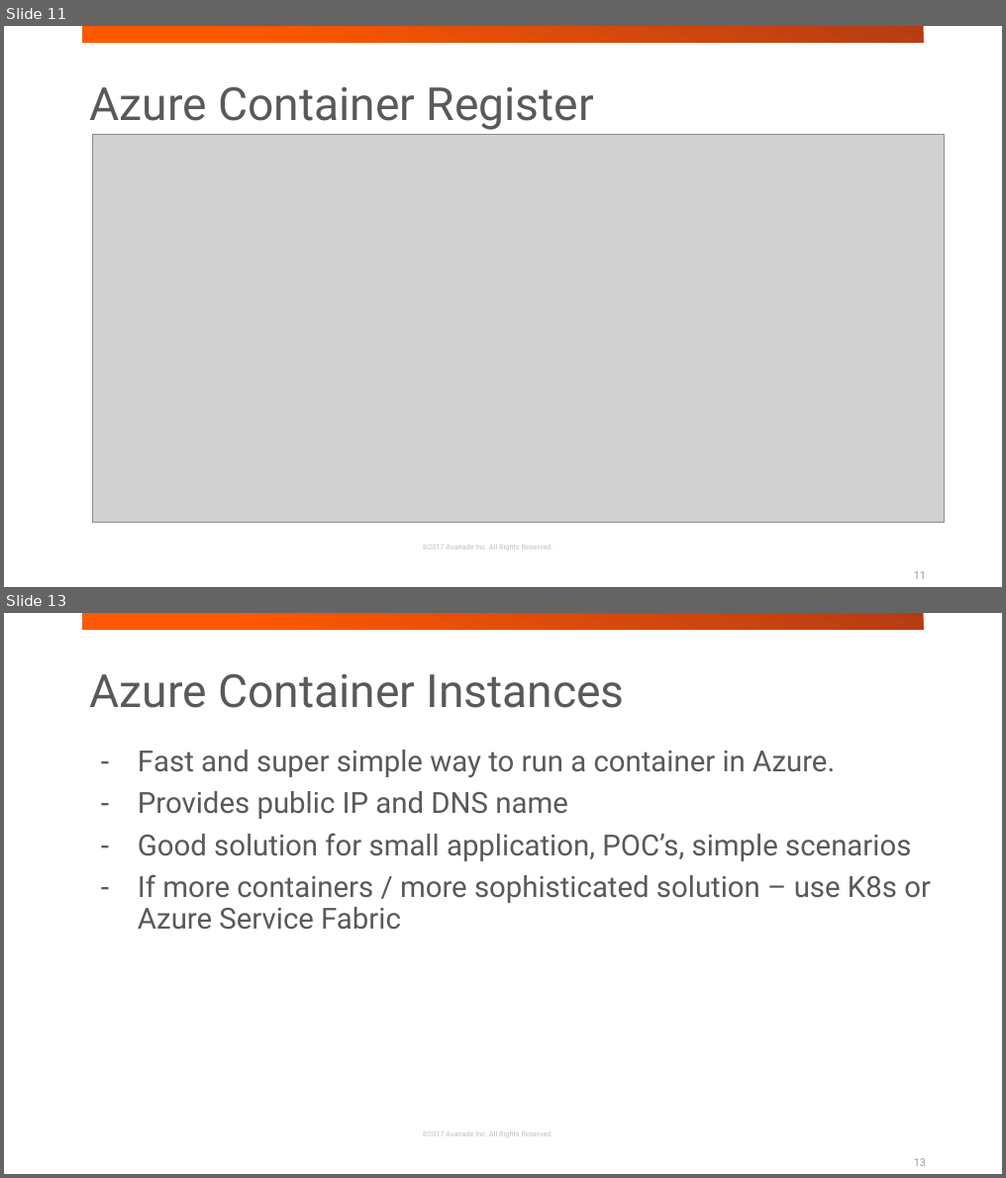
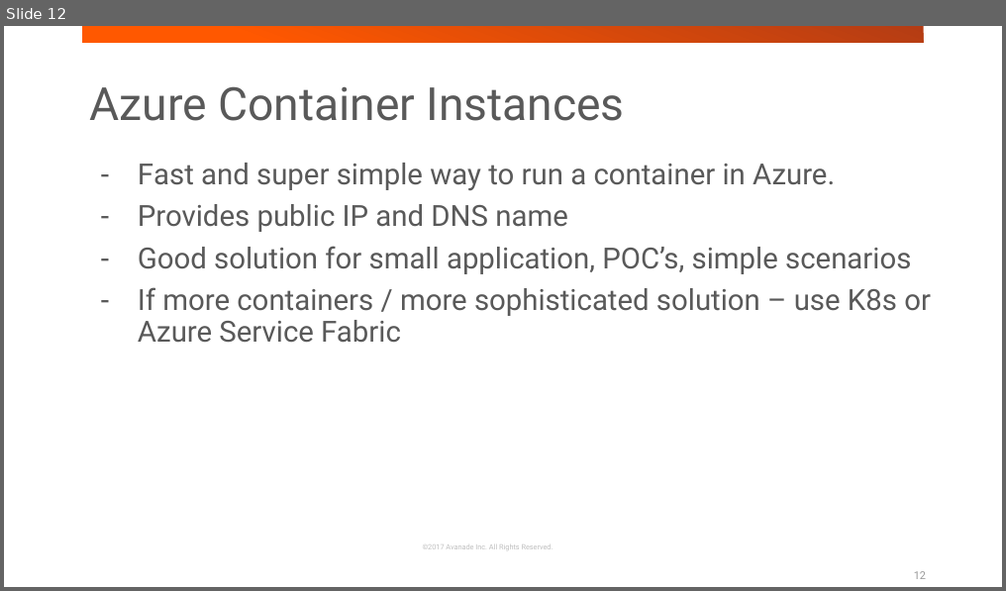
Before and after one commit to jakubgw/azure-containerization, a slide deck: azure-containerization.pptx. Shown one above the other, each under a label of ours: slides 11 and 13 before the commit, slide 12 after it; the slides between them are not shown. The pictures are 1006x1178 and 1006x591 pixels, drawn with LibreOffice and Linux fonts; fonts in the diff are those of the drawing; grey boxes stand for pictures; background and template pictures are left out. Boxes give left, top, right and bottom in pixels: in the first picture for what was removed or moved away, otherwise in the second. Text is boxed around its words. In the diff, an @@ line names an element or a change of style, - is before the commit and + after.

```diff
--- a/azure-containerization.pptx
+++ b/azure-containerization.pptx
@@ slide 11 removed at [4,26,1002,587], background #FFFFFF; not listed: 2 template elements that a slide beside it also shows @@
@@ text removed at [89,86,594,130] @@
-Azure Container Register
@@ picture removed at [92,134,944,522] @@
@@ page number removed at [914,571,926,579] @@
-11
@@ what was slide 13 is now slide 12 @@
```
Also in this commit, not shown: 4 slides changed, 6 slides added, 1 other slide removed, 6 other files.
